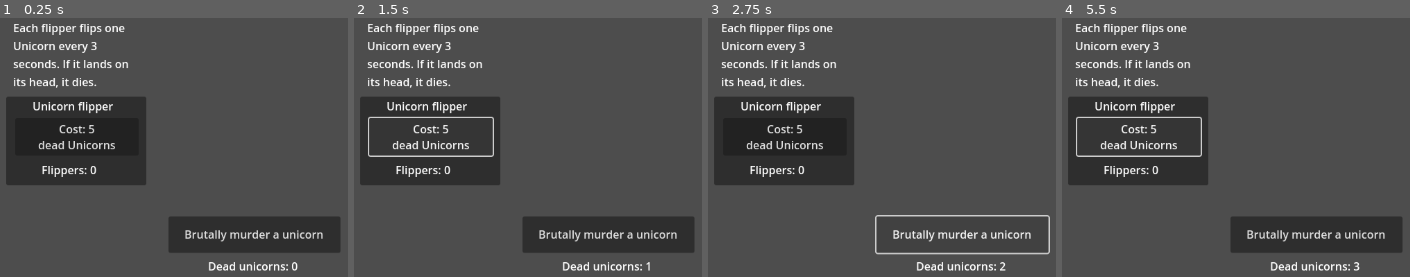
Above: before the commit, frames 1-4 (left to right).
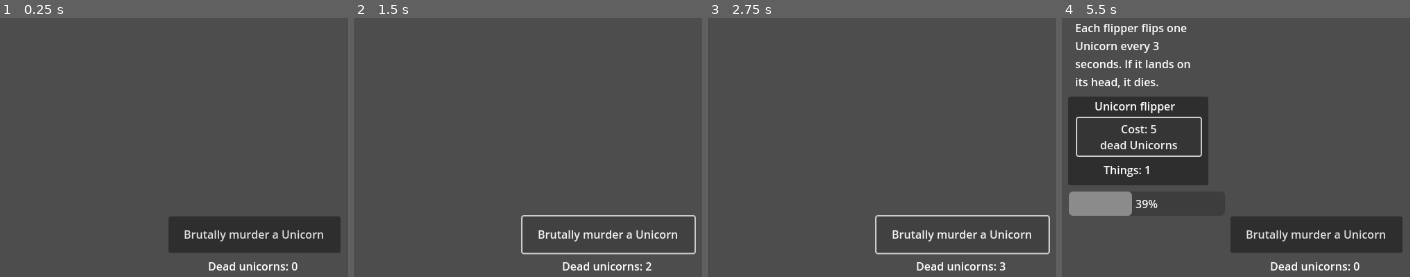
Above: after the commit, the same moments.

Repository: LoonTonk/Unicorn-Flipper
Game: Godot game, scene res://control.tscn
The game is run twice, just before and just after one commit, with the same random seed, the same clock (stepped at 60 frames per second) and the same inputs.
Inputs:
- Up to frame 1 (0.25 s): no input
- Up to frame 2 (1.5 s): click "Brutally murder a unicorn" (after the commit: "Brutally murder a Unicorn") at 0.5 s; click "Cost: 5 dead Unicorns" (after the commit: "Brutally murder a Unicorn") at 1.25 s
- Up to frame 3 (2.75 s): click "Brutally murder a unicorn" (after the commit: "Brutally murder a Unicorn") at 2 s
- Up to frame 4 (5.5 s): click "Cost: 5 dead Unicorns" (after the commit: "Brutally murder a Unicorn") at 2.75 s; click "Brutally murder a unicorn" (after the commit: "Brutally murder a Unicorn") at 3.5 s; click "Cost: 5 dead Unicorns" at 4.25 s; tap Enter at 5 s

The runs differ from the first frame. In frame 1, 16% of the frame differs, in the area x 1-93%, y 2-87%; in frame 2, 12%; in frame 3, 16%, in the area x 1-93%, y 2-98%; in frame 4, 2.9%.

Commit message:
Hide panel initially

Diff:
--- a/control.tscn
+++ b/control.tscn
@@ -22,7 +22,7 @@
 offset_top = -26.0
 offset_right = 124.0
 offset_bottom = 26.496
-text = "Brutally murder a unicorn"
+text = "Brutally murder a Unicorn"
 
 [node name="Unicorn num" type="Label" parent="."]
 layout_mode = 1
@@ -41,10 +41,16 @@
 prefix = "Dead unicorns: "
 
 [node name="Unicorn flipper" parent="." instance=ExtResource("2_b0mt8")]
-layout_mode = 0
-offset_left = 218.0
-offset_top = 125.0
-offset_right = 420.0
-offset_bottom = 253.0
+visible = false
+layout_mode = 1
+anchors_preset = -1
+anchor_left = 0.5
+anchor_top = 0.5
+anchor_right = 0.5
+anchor_bottom = 0.5
+offset_left = -358.0
+offset_top = -199.0
+offset_right = -156.0
+offset_bottom = -71.0
 
 [connection signal="pressed" from="Button" to="Unicorn num" method="_on_button_pressed"]
